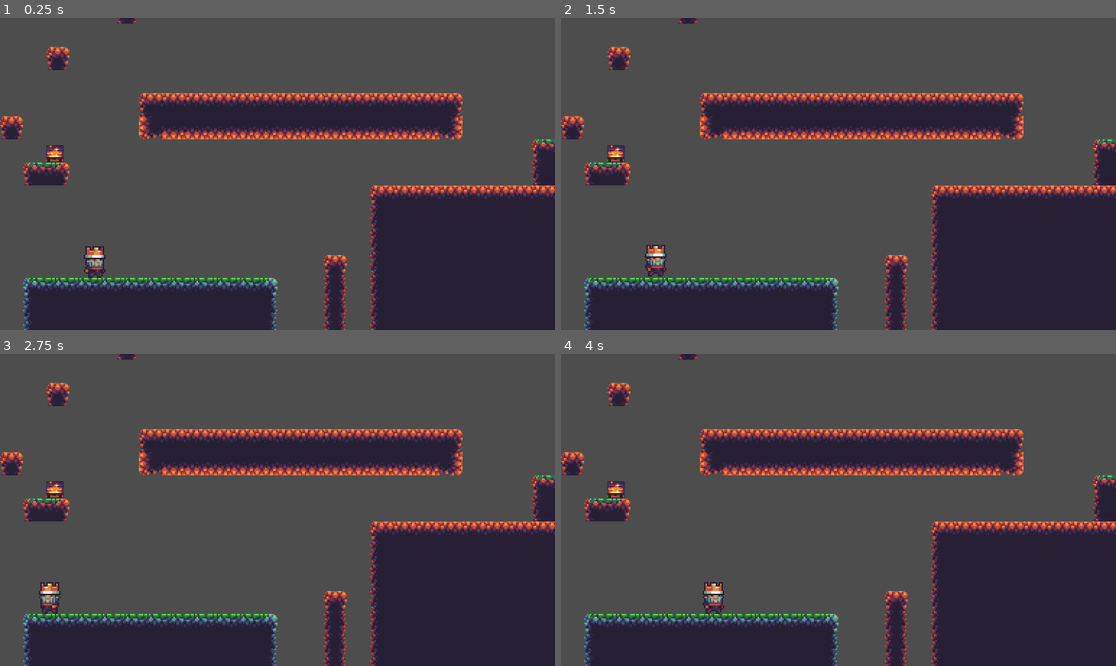
Above: before the commit, frames 1-4 (two rows, left to right).
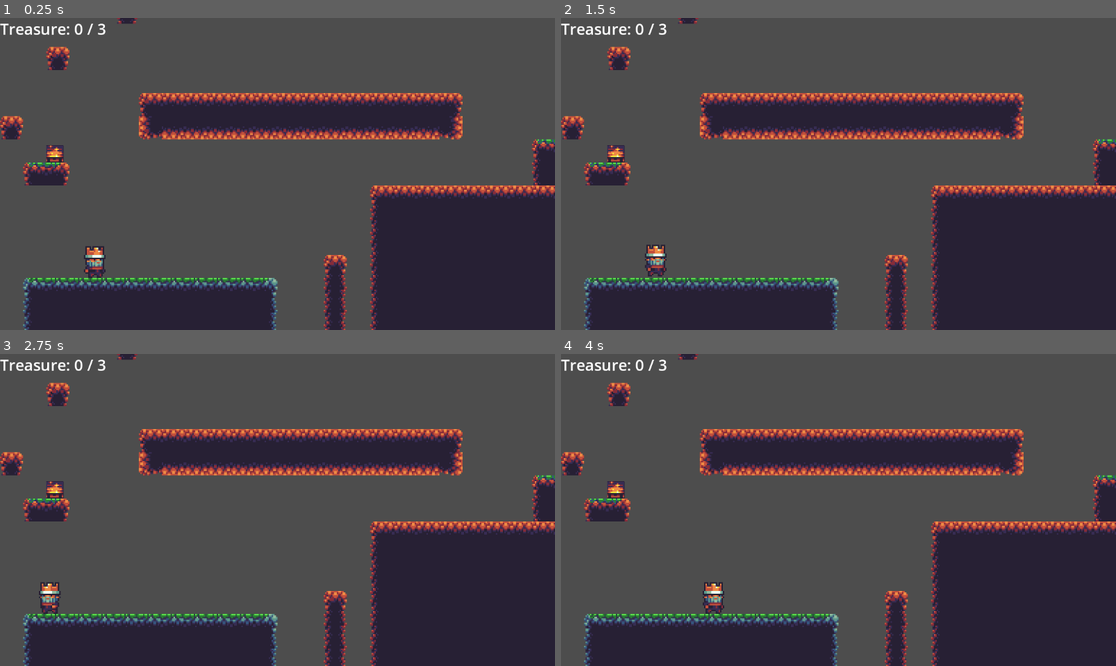
Above: after the commit, the same moments.

Repository: TobsF/c4k-jump-and-run
Game: Godot game, scene res://game.tscn
Same seed, same stepped clock (60 frames per second), same inputs: the game is played once before the commit and once after it.
Inputs:
- Up to frame 1 (0.25 s): no input
- Up to frame 2 (1.5 s): tap Enter (ui_accept) at 0.5, 0.77 s; hold Right (ui_right) from 0.53 s (still down)
- Up to frame 3 (2.75 s): tap Enter (ui_accept) at 1.52 s; release Right (ui_right) at 2.03 s; hold Left (ui_left) from 2.03 s (still down)
- Up to frame 4 (4 s): release Left (ui_left) at 2.78 s; hold Right (ui_right) from 2.78 s (still down); tap Enter (ui_accept) at 3.02, 3.77 s

The runs differ from the first frame. In frame 1, 0.3% of the frame differs, in the area x 0-20%, y 1-6%; in frame 2, 0.3%; in frame 3, 0.3%; in frame 4, 0.3%.

Commit message:
added ui that displays collected treasures

Diff:
--- a/game.gd
+++ b/game.gd
@@ -1,12 +1,16 @@
 extends Node2D
 
+var treasure_count: int = 0
+const WINNING_TREASURE_COUNT: int = 3
 
 func _ready() -> void:
+	$UI.set_target(WINNING_TREASURE_COUNT)
 	for treasure in $Treasures.get_children():
 		treasure.treasure_collected.connect(_on_treasure_collected)
 
 func _on_treasure_collected() -> void:
-	print("Schatz gesammelt!")
+	treasure_count += 1
+	$UI.increase_counter()
 
 func _on_area_2d_body_entered(body: Node2D) -> void:
 	get_tree().call_deferred("reload_current_scene")
--- a/game.tscn
+++ b/game.tscn
@@ -1,7 +1,8 @@
-[gd_scene load_steps=8 format=4 uid="uid://b7lrge1e0fbai"]
+[gd_scene load_steps=9 format=4 uid="uid://b7lrge1e0fbai"]
 
 [ext_resource type="PackedScene" uid="uid://bj1hysebuxd6q" path="res://player.tscn" id="1_2au6s"]
 [ext_resource type="Script" uid="uid://bgqmf25nrykcr" path="res://game.gd" id="1_feb5d"]
+[ext_resource type="PackedScene" uid="uid://doxtblnkxxoyn" path="res://ui.tscn" id="2_7jktm"]
 [ext_resource type="Texture2D" uid="uid://b2rf3s2retiwc" path="res://assets/backgrounds/sheet.png" id="2_l0ylw"]
 [ext_resource type="PackedScene" uid="uid://ycx4ylqpscp8" path="res://treasure.tscn" id="4_fc0e3"]
 
@@ -141,6 +142,8 @@
 [node name="Game" type="Node2D"]
 script = ExtResource("1_feb5d")
 
+[node name="UI" parent="." instance=ExtResource("2_7jktm")]
+
 [node name="Player" parent="." instance=ExtResource("1_2au6s")]
 position = Vector2(65, 607)
 collision_mask = 3
--- /dev/null
+++ b/ui.gd
@@ -0,0 +1,19 @@
+extends CanvasLayer
+
+const LABEL_TEXT: String = "Treasure: %s / %s"
+var count: int = 0
+var target: int = 0
+
+func _ready() -> void:
+	_update_label()
+
+func increase_counter() -> void:
+	count += 1
+	_update_label()
+
+func set_target(new_target: int) -> void:
+	target = new_target
+	_update_label()
+
+func _update_label() -> void:
+	$Label.text = LABEL_TEXT % [count, target]
--- /dev/null
+++ b/ui.tscn
@@ -0,0 +1,12 @@
+[gd_scene load_steps=2 format=3 uid="uid://doxtblnkxxoyn"]
+
+[ext_resource type="Script" uid="uid://b5hmfdpqddjki" path="res://ui.gd" id="1_fyqef"]
+
+[node name="UI" type="CanvasLayer"]
+script = ExtResource("1_fyqef")
+
+[node name="Label" type="Label" parent="."]
+offset_right = 40.0
+offset_bottom = 23.0
+theme_override_font_sizes/font_size = 32
+text = "Treasures: 0 / 3"
Not shown, added: ui.gd.uid
